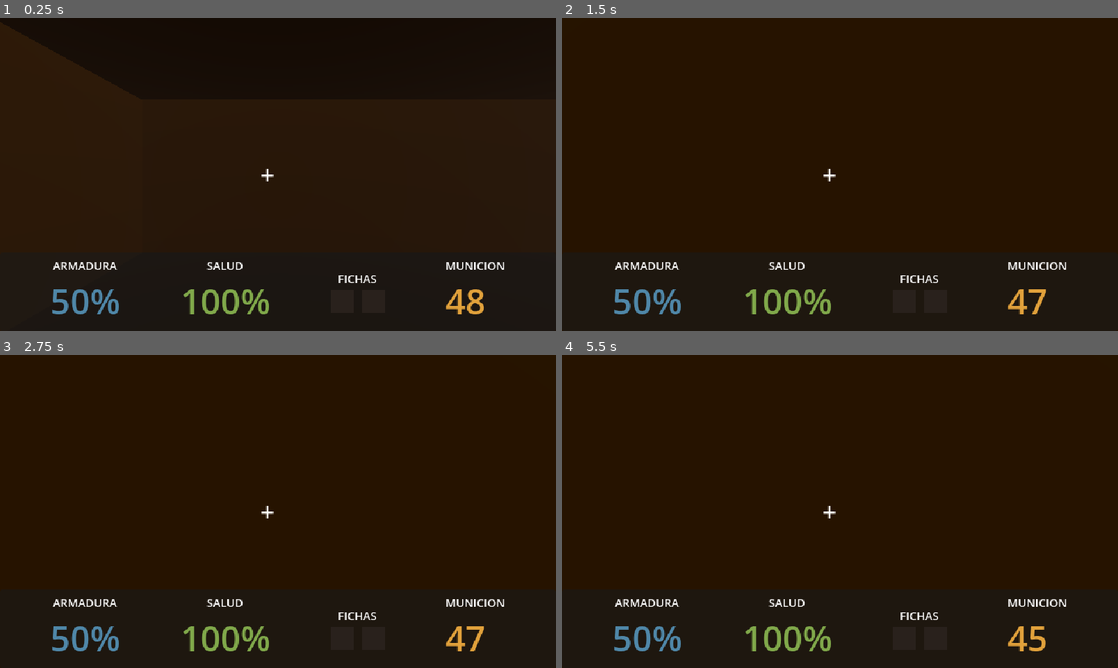
Above: before the commit, frames 1-4 (two rows, left to right).
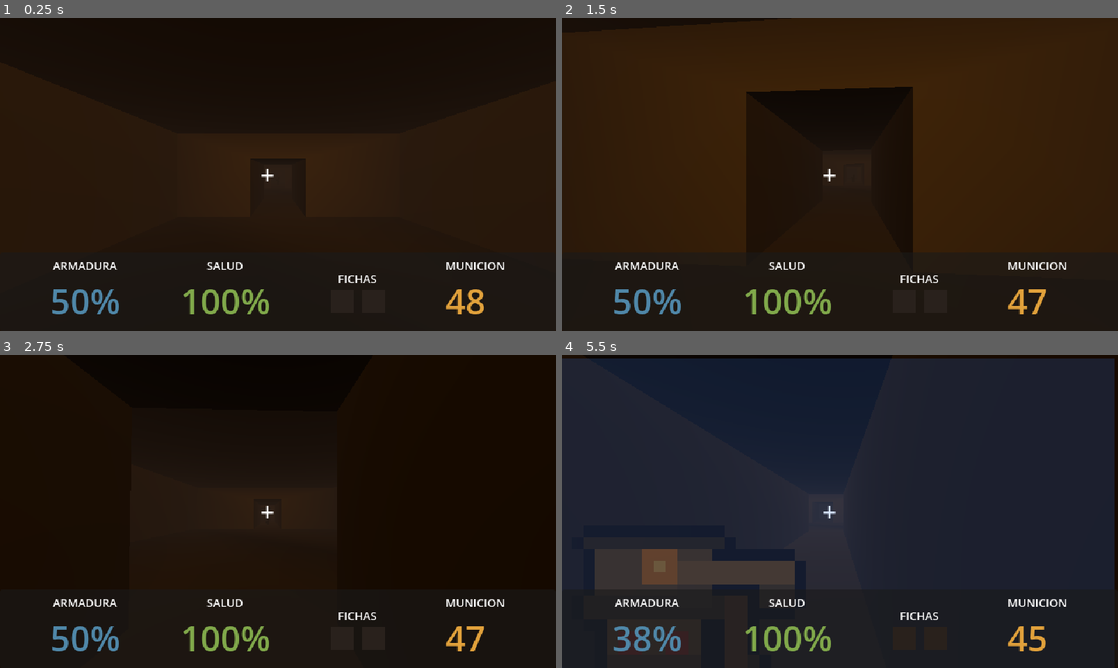
Above: after the commit, the same moments.

Repository: xXJotaHacheXx/Socavon
Game: Godot game, scene res://escenas/nivel1.tscn
Same seed, same stepped clock (60 frames per second), same inputs: the game is played once before the commit and once after it.
Inputs (mouse positions are in pixels of both pictures, inside the frame that each line leads up to):
- Up to frame 1 (0.25 s): no input
- Up to frame 2 (1.5 s): tap Enter (ui_accept) at 0.5, 0.77 s; move the mouse to (867, 174) at 0.52 s; hold Shift (correr) 0.53-1.28 s; hold W (adelante) from 0.53 s (still down); move the mouse to (812, 174) at 1.27 s; click (812, 174) at 1.35 s
- Up to frame 3 (2.75 s): keep holding W (adelante); tap Enter (ui_accept) at 1.52 s; move the mouse to (289, 505) at 2.02 s; hold Shift (correr) from 2.03 s (still down)
- Up to frame 4 (5.5 s): keep holding W (adelante); tap Enter (ui_accept) at 2.75, 3.02, 3.5, 3.77, 4.52 s; move the mouse to (834, 517) at 2.77 s; release Shift (correr) at 2.78 s; click (834, 517) at 2.85 s; move the mouse to (878, 514) at 3.52 s; hold Shift (correr) 3.53-4.28 s; move the mouse to (795, 508) at 4.27 s; click (795, 508) at 4.35 s; move the mouse to (845, 511) at 5.02 s; hold Shift (correr) from 5.03 s (still down)

The runs differ from the first frame. In frame 3, 8.1% of the frame differs, in the area x 11-67%, y 0-18%; in frame 4, 74%, in the area x 0-100%, y 0-100%.

Commit message:
Barretero con sprites 2D en billboard de 8 direcciones

Diff:
--- a/escenas/barretero.tscn
+++ b/escenas/barretero.tscn
@@ -1,13 +1,11 @@
 [gd_scene format=3 uid="uid://ptbu42m5anjk"]
 
 [ext_resource type="Script" uid="uid://j025snewab0h" path="res://scripts/barretero.gd" id="1_luhem"]
+[ext_resource type="Texture2D" uid="uid://5gq23x7y6utk" path="res://assets/barretero.png" id="2_gs7mp"]
 
 [sub_resource type="CapsuleShape3D" id="CapsuleShape3D_cg8h7"]
 radius = 0.4
 height = 1.8
-
-[sub_resource type="BoxMesh" id="BoxMesh_cg8h7"]
-size = Vector3(0.8, 1.8, 0.45)
 
 [node name="Barretero" type="CharacterBody3D" unique_id=1066758173 groups=["enemigos"]]
 script = ExtResource("1_luhem")
@@ -16,8 +14,15 @@
 transform = Transform3D(1, 0, 0, 0, 1, 0, 0, 0, 1, 0, 0.9, 0)
 shape = SubResource("CapsuleShape3D_cg8h7")
 
-[node name="Cuerpo" type="MeshInstance3D" parent="." unique_id=1057062020]
+[node name="Cuerpo" type="Sprite3D" parent="." unique_id=1141321938]
 transform = Transform3D(1, 0, 0, 0, 1, 0, 0, 0, 1, 0, 0.9, 0)
-mesh = SubResource("BoxMesh_cg8h7")
+pixel_size = 0.0375
+billboard = 2
+shaded = true
+alpha_cut = 1
+texture_filter = 0
+texture = ExtResource("2_gs7mp")
+hframes = 8
+vframes = 8
 
 [node name="NavigationAgent3D" type="NavigationAgent3D" parent="." unique_id=1577971917]
--- a/escenas/nivel1.tscn
+++ b/escenas/nivel1.tscn
@@ -112,7 +112,7 @@
 material = SubResource("ShaderMaterial_kkmol")
 
 [node name="Jugador" parent="." unique_id=567177567 instance=ExtResource("2_w1egi")]
-transform = Transform3D(1, 0, 0, 0, 1, 0, 0, 0, 1, -44, 1, 10)
+transform = Transform3D(-4.371139e-08, 0, -1, 0, 1, 0, 1, 0, -4.371139e-08, -44, 1, 9.484815)
 
 [node name="Barretero" parent="." unique_id=1066758173 instance=ExtResource("3_kkmol")]
 transform = Transform3D(1, 0, 0, 0, 1, 0, 0, 0, 1, 1.5, 0, 9.5)
--- a/scripts/barretero.gd
+++ b/scripts/barretero.gd
@@ -2,6 +2,13 @@
 
 enum Estado { INACTIVO, PERSECUCION, ATAQUE, MUERTO }
 
+const FILA_REPOSO := 0
+const FILAS_CAMINAR := [1, 2, 3, 4]
+const FILA_ATAQUE := 5
+const FILA_DOLOR := 6
+const FILA_MUERTE := 7
+
+@export var fps_animacion := 8.0
 @export var vida := 40.0
 @export var velocidad := 3.2
 @export var dano := 12.0
@@ -12,10 +19,11 @@
 var estado := Estado.INACTIVO
 var jugador: Node3D
 var puede_atacar := true
+var _t_anim := 0.0
+var _dolor := 0.0
 
 @onready var agente: NavigationAgent3D = $NavigationAgent3D
-@onready var cuerpo: MeshInstance3D = $Cuerpo
-
+@onready var sprite: Sprite3D = $Cuerpo
 
 func _ready() -> void:
 	jugador = get_tree().get_first_node_in_group("jugador")
@@ -25,7 +33,11 @@
 
 
 func _physics_process(delta: float) -> void:
-	if estado == Estado.MUERTO or jugador == null:
+	if estado == Estado.MUERTO:
+		_animar(delta)
+		return
+
+	if jugador == null:
 		return
 
 	if not is_on_floor():
@@ -57,7 +69,9 @@
 	if estado != Estado.INACTIVO:
 		_mirar_al_jugador()
 
+	_animar(delta)
 	move_and_slide()
+
 
 
 func _perseguir() -> void:
@@ -113,29 +127,51 @@
 		_morir()
 
 
+func _animar(delta: float) -> void:
+	_t_anim += delta * fps_animacion
+	_dolor = max(_dolor - delta, 0.0)
+
+	if estado == Estado.MUERTO:
+		sprite.frame = FILA_MUERTE * 8 + clampi(int(_t_anim * 0.35), 0, 4)
+		return
+
+	var fila := FILA_REPOSO
+	if _dolor > 0.0:
+		fila = FILA_DOLOR
+	elif estado == Estado.ATAQUE:
+		fila = FILA_ATAQUE
+	elif estado == Estado.PERSECUCION:
+		fila = FILAS_CAMINAR[int(_t_anim) % 4]
+
+	sprite.frame = fila * 8 + _columna_direccion()
+
+
+func _columna_direccion() -> int:
+	var camara := get_viewport().get_camera_3d()
+	if camara == null:
+		return 0
+
+	var hacia_camara := camara.global_position - global_position
+	var adelante := -global_transform.basis.z
+
+	var angulo := atan2(hacia_camara.x, hacia_camara.z) - atan2(adelante.x, adelante.z)
+	var col := int(round(angulo / TAU * 8.0)) % 8
+	return col if col >= 0 else col + 8
+
+
 func _destello() -> void:
-	var rojo := StandardMaterial3D.new()
-	rojo.albedo_color = Color(1.0, 0.3, 0.2)
-	cuerpo.material_override = rojo
+	_dolor = 0.25
+	sprite.modulate = Color(2.5, 0.8, 0.6)
 
 	await get_tree().create_timer(0.08).timeout
 
-	if is_instance_valid(cuerpo) and estado != Estado.MUERTO:
-		cuerpo.material_override = null
+	if is_instance_valid(sprite):
+		sprite.modulate = Color.WHITE
 
 
 func _morir() -> void:
 	estado = Estado.MUERTO
+	velocity = Vector3.ZERO
+	_t_anim = 0.0
 	Partida.enemigo_eliminado()
-	velocity = Vector3.ZERO
 	$CollisionShape3D.set_deferred("disabled", true)
-
-	var gris := StandardMaterial3D.new()
-	gris.albedo_color = Color(0.25, 0.22, 0.2)
-	cuerpo.material_override = gris
-
-	var tween := create_tween()
-	tween.tween_property(self, "rotation:x", deg_to_rad(-90), 0.35)
-	tween.tween_interval(3.0)
-	tween.tween_property(self, "scale", Vector3(1.0, 0.02, 1.0), 0.4)
-	tween.tween_callback(queue_free)
Binary file added: assets/barretero.png
Not shown, added: assets/barretero.png.import
